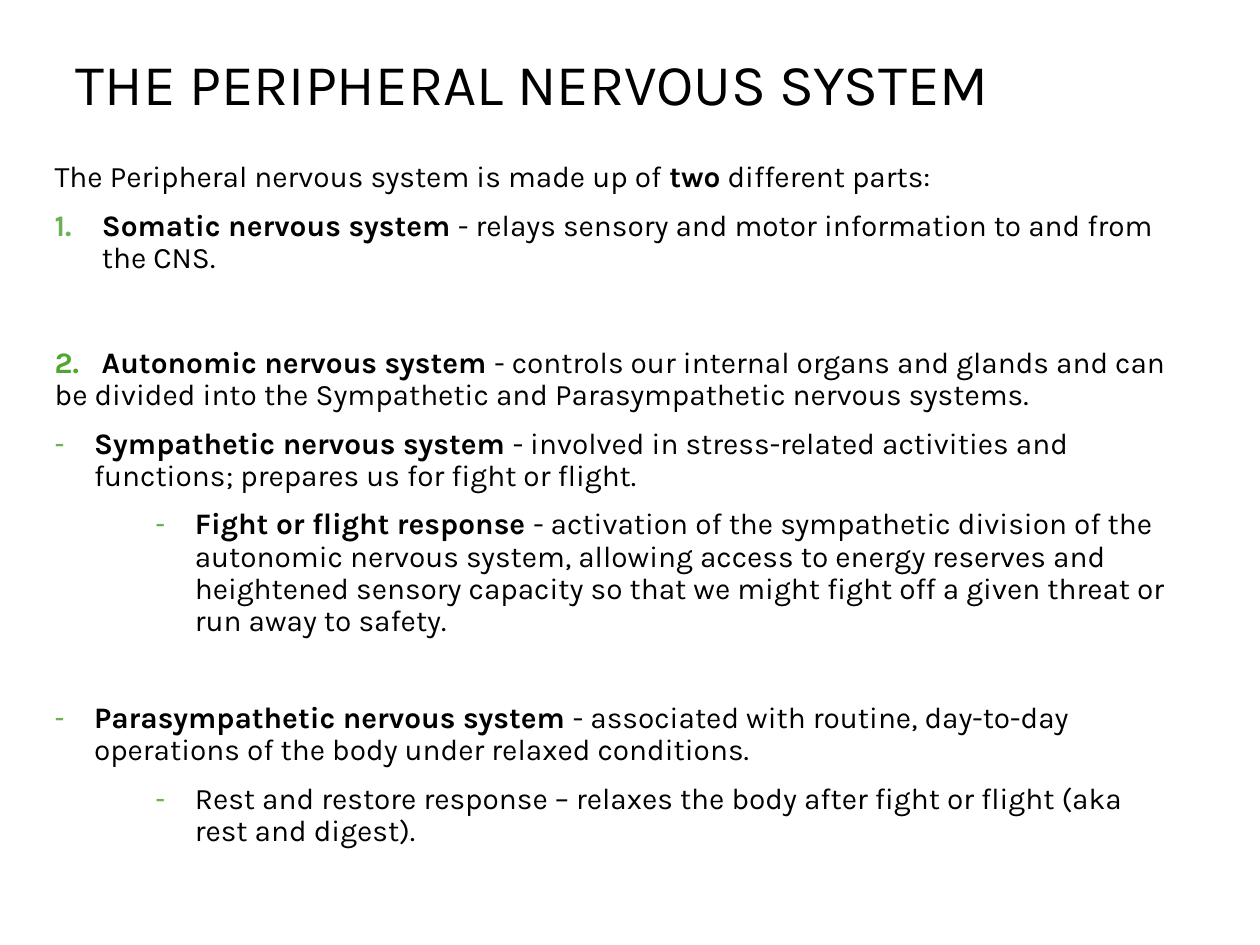
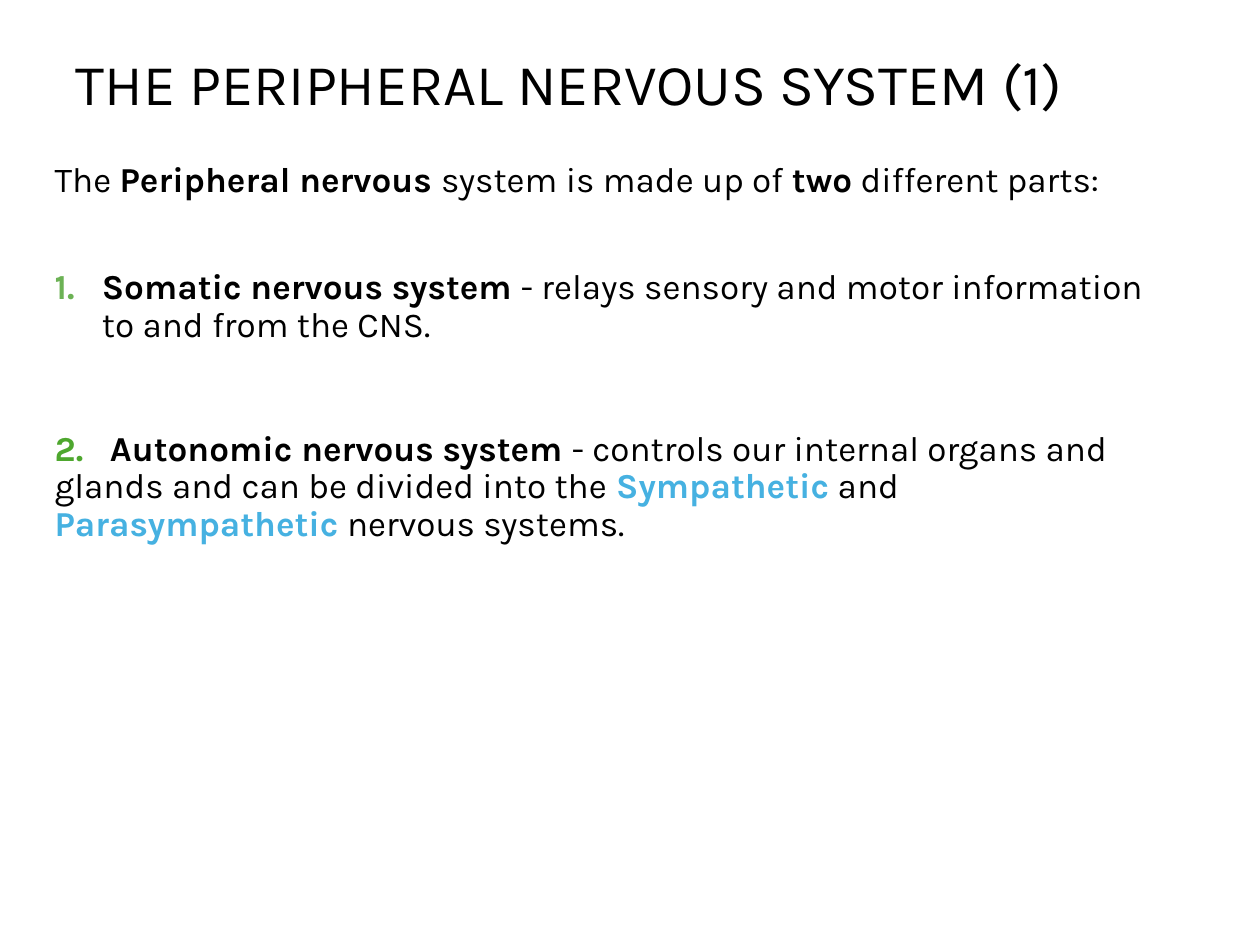
Before and after one commit to npm27/Teaching-Materials, a slide deck: slide 31 of Gen Psych II/Slides/3 Biopsychology.pptx (slide 28 before the commit). Drawn at 1260x945 pixels with LibreOffice and Linux fonts; fonts in the diff are those of the drawing. Boxes give left, top, right and bottom in pixels: in the first picture for what was removed or moved away, otherwise in the second. Text is boxed around its words. In the diff, an @@ line names an element or a change of style, - is before the commit and + after.

Commit message:
Slides

```diff
--- a/Gen Psych II/Slides/3 Biopsychology.pptx
+++ b/Gen Psych II/Slides/3 Biopsychology.pptx
@@ title at (76,63,1062,112): text changed @@
-THE PERIPHERAL NERVOUS SYSTEM
+THE PERIPHERAL NERVOUS SYSTEM (1)
@@ text "The Peripheral nervous system is ..." at (55,167,1142,545): size 17 to 20 pt; bold on in "Peripheral nervous", "Sympathetic Parasympathetic"; text colour #000000 to #46B1E1 in "Sympathetic Parasympathetic" @@
@@ text at (94,433,1164,849): paragraphs removed @@
-– Sympathetic nervous system - involved in stress-related activities and functions; prepares us for fight or flight.
-  – Fight or flight response - activation of the sympathetic division of the autonomic nervous system, allowing access to energy reserves and heightened sensory capacity so that we might fight off a given threat or run away to safety.
-– Parasympathetic nervous system - associated with routine, day-to-day operations of the body under relaxed conditions.
-  – Rest and restore response – relaxes the body after fight or flight (aka rest and digest).
```
Also in this commit, not shown: 20 other slides changed, 5 slides added, 1 slide removed, 3 other files.
